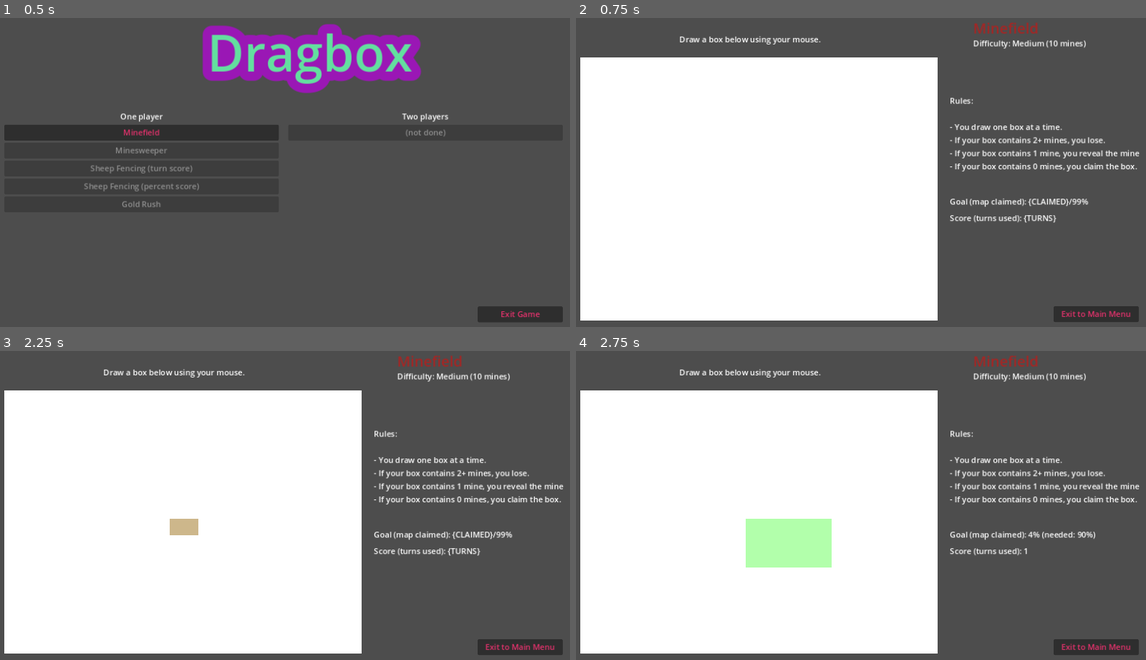
Above: before the commit, frames 1-4 (two rows, left to right).
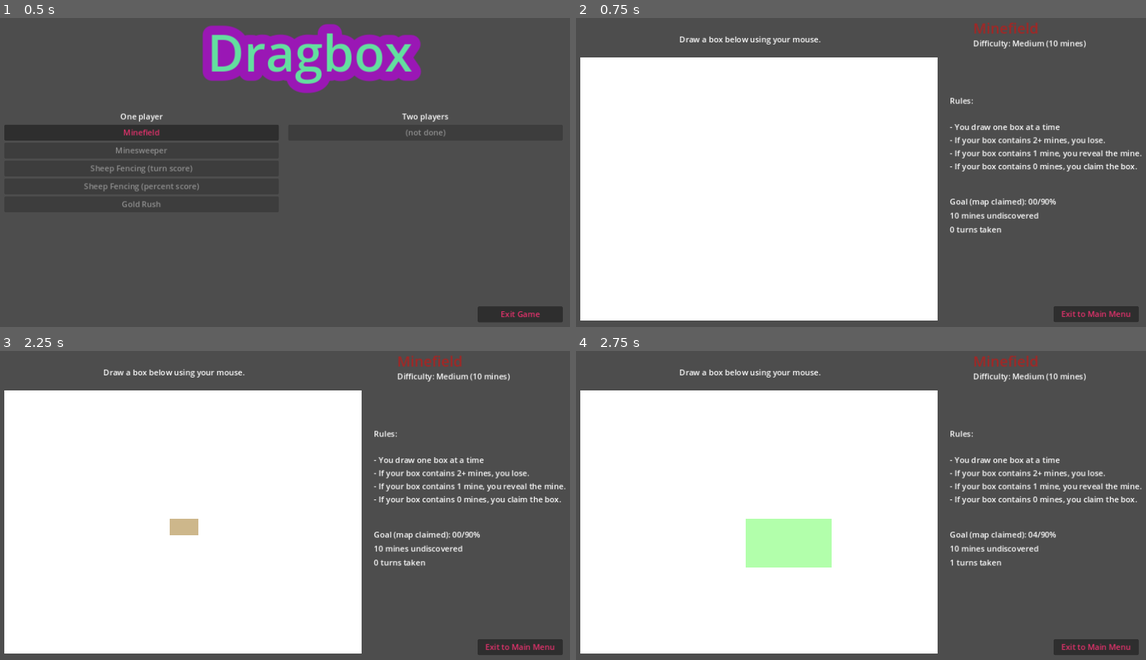
Above: after the commit, the same moments.

Repository: za3k/dragbox
Game: Godot game, scene res://main_menu.tscn
Two runs of this game, one before a commit and one after it. Both use one fixed random seed, a clock stepped at 60 frames per second and the inputs below. Sound files missing from this copy of the repository are replaced by a short silence.
Inputs (mouse positions are in pixels of both pictures, inside the frame that each line leads up to):
- Up to frame 1 (0.5 s): no input
- Up to frame 2 (0.75 s): click "Minefield" at 0.5 s
- Up to frame 3 (2.25 s): tap Enter at 1.25 s; move the mouse to (410, 486) at 1.27 s; click (410, 486) at 1.42 s; tap Space at 2 s; drag from (171, 517) to (256, 567) at 2.02 s
- Up to frame 4 (2.75 s): no input

Frame 1 is identical in both runs. In frame 2, 0.6% of the frame differs, in the area x 65-100%, y 35-70%; in frame 3, 0.6%; in frame 4, 0.5%.

Commit message:
options

Diff:
--- a/game.gd
+++ b/game.gd
@@ -3,45 +3,102 @@
 @export var singleplayer_claim_color : Color
 var hidden_mine := preload("res://hidden_mine.tscn")
 var goal_percent_claimed = 0.9
-
-var percent_claimed : float = 0 :
-	set(v):
-		percent_claimed = v
-		$goal.text = "Goal (map claimed): {0}% (needed: {1}%)".format([
-			floor(percent_claimed*100),
-			floor(goal_percent_claimed*100)
-		])
-var turns : int = 0 :
-	set(v):
-		turns = v
-		$score.text = "Score (turns used): {0}".format([turns])
+var leaderboard_format : Array[String] = []
+var mines_remaining : int = 0
+var mines_discovered : int = 0
+var start_time : float
+var time_running := false
+var time_taken : float
+
+func new_game():
+	get_tree().reload_current_scene()
+
+func format_time(sec):
+	var h : int = floor(sec/3600)
+	var m : int = floor(sec/60) - h*60
+	var s : int = floor(sec) - m*60
+	if h > 0:
+		return "%02d:%02d:%02d" % [h, m, s]
+	else:
+		return "%02d:%02d" % [m, s]
+
+func update_leaderboard():
+	if time_running:
+		var now = Time.get_ticks_msec() / 1000
+		time_taken = now - start_time
+	var dict = {
+		"percent_claimed": percent_claimed,
+		"goal_percent_claimed": goal_percent_claimed,
+		"turns_taken": turns,
+		"turns_remaining": Options.turn_limit - turns,
+		"mines_remaining": mines_remaining,
+		"mines_total": Options.mines,
+		"time_remaining": Options.game_time_limit - time_taken,
+		"time_taken": time_taken,
+	}
+	for x in ["percent_claimed", "goal_percent_claimed"]:
+		dict[x] = "%02d" % [floor(dict[x]*100)]
+	for x in ["time_taken", "time_remaining"]:
+		dict[x] = format_time(dict[x])
+
+	for i in range(len(leaderboard_format)):
+		var tc = $leaderboard.get_child(i)
+		var fmt = leaderboard_format[i]
+		tc.text = fmt.format(dict)
+
+var percent_claimed : float = 0
+var turns : int = 0
 
 ## The player did something invalid
 func warn():
-	pass
+	Sounds.play($illegal)
+
+func claim_outcome(outcome : Options.OUTCOME, rect : Rect2, mines : Array[Mine]):
+	match outcome:
+		Options.OUTCOME.CLAIM:
+			claim(rect, mines)
+		Options.OUTCOME.FAIL_WITH_OUTLINE: # TODO
+			warn()
+		Options.OUTCOME.FAIL:
+			warn()
+		Options.OUTCOME.HIGHLIGHT:
+			highlight(rect, mines)
+		Options.OUTCOME.LOSE:
+			lose_game_mines(rect, mines)
 
 func turn(rect: Rect2):
+	if turns == 0:
+		start_time = Time.get_ticks_msec() / 1000
+		time_running = true
 	turns += 1
+
+	# TODO: Adjust claim to remove intersecting stuff, check for intersecting stuff, etc
+
+	var outcome : Options.OUTCOME
 	var intersecting:Array[Mine] = []
 	for mine in $playing_field/mines.get_children():
 		if rect.has_point(mine.position):
 			intersecting.append(mine)
 
 	if intersecting.size() == 0:
-		claim(rect)
+		outcome = Options.no_mines
 	elif intersecting.size() == 1:
-		highlight(intersecting[0])
-	else:
-		lose_game_mines(intersecting)
+		outcome = Options.one_mine
+	else:
+		outcome = Options.multiple_mines
+	claim_outcome(outcome, rect, intersecting)
+
+func mine_revealed():
+	mines_remaining -= 1
+	mines_discovered += 1
 
 func generate_mines(n):
+	mines_remaining = n
 	for i in n:
-		var new_mine := hidden_mine.instantiate()
+		var new_mine : Mine = hidden_mine.instantiate()
 		%mines.add_child(new_mine)
 		new_mine.position = Vector2(randf_range(0, $playing_field.size.x), randf_range(0, $playing_field.size.y))
-
-func new_game():
-	get_tree().reload_current_scene()
+		new_mine.revealed.connect(mine_revealed)
 
 func should_win():
 	return percent_claimed > goal_percent_claimed
@@ -55,7 +112,7 @@
 	%claims.add_child(c)
 	return c
 
-func claim(rect: Rect2):
+func claim(rect: Rect2, mines: Array[Mine]):
 	%dragbox.acknowledge()
 
 	var c = _claim(rect, singleplayer_claim_color)
@@ -66,19 +123,22 @@
 	else:
 		Sounds.play($claim_sound)
 
-func highlight(mine: Mine):
+func fade_dragbox():
+	%dragbox.disable()
+	await %dragbox.fade()
+	%dragbox.enable()
+	%dragbox.acknowledge()
+
+func highlight(rect: Rect2, mines: Array[Mine]):
 	# Highlight the mine
 	Sounds.play($danger)
-	mine.reveal()
-
-	%dragbox.disable()
-	print("Before fade ", Time.get_ticks_msec())
-	await %dragbox.fade()
-	print("After fade ", Time.get_ticks_msec())
-	%dragbox.enable()
-	%dragbox.acknowledge()
-
-func lose_game_mines(mines: Array[Mine]):
+	for mine in mines:
+		mine.reveal()
+
+	# Fade the box
+	fade_dragbox()
+
+func lose_game_mines(rect: Rect2, mines: Array[Mine]):
 	# Highlight mines you blew up
 	# Play BOOM!!! explosion
 	for mine in mines:
@@ -93,15 +153,95 @@
 	$lost.show()
 	$exit.hide()
 	%dragbox.disable()
+	time_running = false
 
 func win_game():
 	Sounds.play($level_win_sound)
 	$won.show()
 	$exit.hide()
 	%dragbox.disable()
+	time_running = false
+
+func not_implemented():
+	assert(false)
+
+func fmt_score(score : Options.SCORE_TYPE):
+	var fmt
+	match score:
+		Options.SCORE_TYPE.MINES_REVEALED:
+			if Options.CONDITION.REVEAL_ALL_MINES in Options.win_condition + Options.end_condition:
+				fmt = "Goal: {mines_remaining} mines undiscovered"
+			else:
+				fmt = "{mines_remaining} mines undiscovered"
+		Options.SCORE_TYPE.TURNS:
+			if Options.turn_limit:
+				fmt = "Goal: {turns_remaining} turns left"
+			else:
+				fmt = "{turns_taken} turns taken"
+		Options.SCORE_TYPE.NONE:
+			fmt = ""
+		Options.SCORE_TYPE.PERCENT_CLAIMED:
+			if Options.CONDITION.CLAIM_90 in Options.win_condition + Options.end_condition:
+				goal_percent_claimed = 0.9
+			elif Options.CONDITION.CLAIM_50 in Options.win_condition + Options.end_condition:
+				goal_percent_claimed = 0.51
+			else:
+				goal_percent_claimed = 0
+			if goal_percent_claimed > 0:
+				fmt = "Goal (map claimed): {percent_claimed}/{goal_percent_claimed}%"
+			else:
+				fmt = "Map claimed: {percent_claimed}%"
+		Options.SCORE_TYPE.TIME:
+			if Options.game_time_limit:
+				fmt = "Time remaining: {time_remaining}"
+			else:
+				fmt = "Time taken: {time_taken}"
+	#if score == Options.score and "Goal" not in fmt:
+	#	fmt = "(Score) " + fmt
+	return fmt
 
 func _ready():
-	generate_mines(10)
+	# UI Stuff
+	$"game name".text = Options.game_name
+	if Options.mines in Options.DIFFICULTY.values():
+		var diff_name : String = Options.DIFFICULTY.find_key(Options.mines)
+		$settings.text = "Difficulty: {0} ({1} mines)".format([
+			diff_name.capitalize(), str(Options.mines)])
+	else:
+		$settings.text = "Difficulty: {0} mines".format([Options.mines])
+
+	var rules : String = "Rules:\n\n"
+	if Options.players == 1 and Options.game_time_limit == 0:
+		rules += "- You draw one box at a time\n"
+	else:
+		not_implemented()
+
+	rules += "- If your box contains 2+ mines, {0}.\n".format([readable_outcome[Options.multiple_mines]])
+	rules += "- If your box contains 1 mine, {0}.\n".format([readable_outcome[Options.one_mine]])
+	rules += "- If your box contains 0 mines, {0}.\n".format([readable_outcome[Options.no_mines]])
+	$rules.text = rules
+
+	for score in Options.leaderboard:
+		var fmt = fmt_score(score)
+		leaderboard_format.append(fmt)
+		var label = $score.duplicate()
+		label.show()
+		$leaderboard.add_child(label)
+
+	# Game-affecting stuff
+	match Options.mine_placement:
+		Options.MINE_PLACEMENT.RANDOM:
+			generate_mines(Options.mines)
+		Options.MINE_PLACEMENT.MANUAL:
+			not_implemented()
+
+const readable_outcome = {
+	Options.OUTCOME.FAIL_WITH_OUTLINE: "nothing happens (but the box is marked)",
+	Options.OUTCOME.FAIL: "nothing happens",
+	Options.OUTCOME.HIGHLIGHT: "you reveal the mine",
+	Options.OUTCOME.CLAIM: "you claim the box",
+	Options.OUTCOME.LOSE: "you lose",
+}
 
 func _on_gui_input(event):
 	if event is InputEventMouseButton and event.button_index == 1:
@@ -114,3 +254,6 @@
 
 func exit_to_menu():
 	get_tree().change_scene_to_file.call_deferred("res://main_menu.tscn")
+
+func _process(delta):
+	update_leaderboard()
--- a/hidden_mine.gd
+++ b/hidden_mine.gd
@@ -3,6 +3,7 @@
 @export var revealed_color : Color
 @export var hidden_color : Color
 var flashRemaining : float = 0
+signal revealed
 
 func _ready():
 	hidden()
@@ -13,7 +14,9 @@
 
 ## Show the mine for the rest of the game
 func reveal():
-	self.show()
+	if not visible:
+		revealed.emit()
+	show()
 	$CollisionShape2D/Polygon2D.color = revealed_color
 	flash(2)
 
--- a/main_menu.gd
+++ b/main_menu.gd
@@ -1,6 +1,7 @@
 extends Node2D
 
 func play_minefield1():
+	Options.load_preset("minefield1")
 	get_tree().change_scene_to_file.call_deferred("res://play_game.tscn")
 
 func quit():
--- /dev/null
+++ b/options.gd
@@ -0,0 +1,113 @@
+extends Node
+
+enum SCORE_TYPE { NONE, PERCENT_CLAIMED, TIME, TURNS, MINES_REVEALED }
+enum MINE_PLACEMENT { RANDOM, MANUAL }
+enum REVEAL { NONE, PUBLIC, PRIVATE }
+enum OUTCOME { CLAIM, HIGHLIGHT, LOSE, FAIL, FAIL_WITH_OUTLINE }
+enum PLAYER_MINE_PLACEMENT { OPTION, MANUAL, RANDOM }
+enum DIFFICULTY { EASY=5, MEDIUM=10, HARD=20 }
+enum OVERLAP_ALLOWED { ALLOWED, SUBTRACT, FAIL, NOT_ALLOWED, LOSE }
+enum CONDITION { CLAIM_90, TIME_LIMIT, TURN_LIMIT, CLAIM_50, REVEAL_ALL_MINES, ALWAYS, NEVER }
+
+var game_name : String
+var players : int
+var mines : int
+var mine_placement : MINE_PLACEMENT
+var game_time_limit : int # 0 means unlimited
+var turn_limit : int # this may not be used. 0 has no special meaning.
+var score : SCORE_TYPE
+var leaderboard : Array[SCORE_TYPE]
+var overlap_reveal : REVEAL
+var mine_reveal : REVEAL
+var claim_reveal : REVEAL
+var your_mines_count : bool
+var their_mines_count : bool
+var player_placement : PLAYER_MINE_PLACEMENT
+var no_mines : OUTCOME
+var one_mine : OUTCOME
+var multiple_mines : OUTCOME
+var overlap : OVERLAP_ALLOWED
+var end_condition : Array[CONDITION]
+var win_condition : Array[CONDITION]
+var lose_condition : Array[CONDITION]
+var new_game_plus : CONDITION
+
+func reset():
+	game_name = ""
+	players = 0
+	mines = 0
+	game_time_limit = 0
+	turn_limit = 0
+	your_mines_count = false
+	their_mines_count = false
+	end_condition = []
+	win_condition = []
+	lose_condition = []
+	leaderboard = []
+	mine_placement = MINE_PLACEMENT.RANDOM
+	score = SCORE_TYPE.NONE
+	overlap_reveal = REVEAL.NONE
+	mine_reveal = REVEAL.NONE
+	claim_reveal = REVEAL.NONE
+	player_placement = PLAYER_MINE_PLACEMENT.RANDOM
+	no_mines = OUTCOME.LOSE
+	one_mine = OUTCOME.LOSE
+	multiple_mines = OUTCOME.LOSE
+	overlap = OVERLAP_ALLOWED.ALLOWED
+	new_game_plus = CONDITION.NEVER
+
+func score_for(cond : CONDITION) -> SCORE_TYPE:
+	return {
+		CONDITION.CLAIM_90: SCORE_TYPE.PERCENT_CLAIMED,
+		CONDITION.CLAIM_50: SCORE_TYPE.PERCENT_CLAIMED,
+		CONDITION.TIME_LIMIT: SCORE_TYPE.TIME,
+		CONDITION.TURN_LIMIT: SCORE_TYPE.TURNS,
+		CONDITION.REVEAL_ALL_MINES: SCORE_TYPE.MINES_REVEALED,
+		CONDITION.ALWAYS: null,
+		CONDITION.NEVER: null,
+	}[cond]
+
+func load_preset(preset_id):
+	reset()
+	var preset = PRESETS[preset_id]
+
+	for option in preset:
+		var v = preset[option]
+		if typeof(self[option]) == Variant.Type.TYPE_ARRAY:
+			v = Array(v, TYPE_INT, "", null) # A dumb hack
+		self[option] = v
+
+	for cond in win_condition + lose_condition + end_condition:
+		var goal_score = score_for(cond)
+		if goal_score and not (goal_score in leaderboard):
+			leaderboard.insert(0, goal_score)
+	if not (score in leaderboard):
+		leaderboard.append(score)
+
+const PRESETS := {
+	"minefield1": {
+		"game_name": "Minefield",
+		"players": 1,
+
+		"mines": DIFFICULTY.MEDIUM,
+		"mine_placement": MINE_PLACEMENT.RANDOM,
+		"game_time_limit": 0,
+		"turn_limit": 0,
+		"score": SCORE_TYPE.TURNS,
+		"leaderboard": [SCORE_TYPE.MINES_REVEALED],
+		"mine_reveal": REVEAL.PRIVATE,
+		"claim_reveal": REVEAL.NONE,
+		"your_mines_count": false,
+		"no_mines": OUTCOME.CLAIM,
+		"one_mine": OUTCOME.HIGHLIGHT,
+		"multiple_mines": OUTCOME.LOSE,
+		"overlap": OVERLAP_ALLOWED.ALLOWED,
+		"win_condition": [CONDITION.CLAIM_90],
+		"end_condition": [],
+		"lose_condition": [],
+		"new_game_plus": CONDITION.ALWAYS,
+		"overlap_reveal": REVEAL.NONE, # no single-player effect
+		"their_mines_count": false, # no single-player effect
+		"player_placement": PLAYER_MINE_PLACEMENT.RANDOM, # no effect because no mine placement
+	}
+}
--- a/play_game.tscn
+++ b/play_game.tscn
@@ -26,27 +26,19 @@
 offset_bottom = 58.0
 theme_override_colors/font_color = Color(0.641697, 0.148247, 0.142053, 1)
 theme_override_font_sizes/font_size = 29
-text = "Minefield"
+text = "game_name"
 
 [node name="settings" type="Label" parent="Node2D"]
 offset_left = 803.08
 offset_top = 57.849
 offset_right = 1108.08
 offset_bottom = 106.849
-text = "Difficulty: Medium (10 mines)"
 
 [node name="rules" type="Label" parent="Node2D"]
 offset_left = 756.075
 offset_top = 172.55
 offset_right = 1137.07
 offset_bottom = 325.55
-text = "Rules:
-
-- You draw one box at a time.
-- If your box contains 2+ mines, you lose.
-- If your box contains 1 mine, you reveal the mine
-- If your box contains 0 mines, you claim the box.
-"
 
 [node name="call to action" type="Label" parent="Node2D"]
 offset_left = 212.0
@@ -55,7 +47,14 @@
 offset_bottom = 83.0
 text = "Draw a box below using your mouse."
 
+[node name="leaderboard" type="VBoxContainer" parent="Node2D"]
+offset_left = 756.0
+offset_top = 375.0
+offset_right = 1136.0
+offset_bottom = 544.0
+
 [node name="goal" type="Label" parent="Node2D"]
+visible = false
 offset_left = 756.075
 offset_top = 375.021
 offset_right = 1137.07
@@ -63,6 +62,7 @@
 text = "Goal (map claimed): {CLAIMED}/99%"
 
 [node name="score" type="Label" parent="Node2D"]
+visible = false
 offset_left = 756.075
 offset_top = 407.935
 offset_right = 1137.07
--- a/project.godot
+++ b/project.godot
@@ -18,6 +18,7 @@
 [autoload]
 
 Sounds="*res://sounds.gd"
+Options="*res://options.gd"
 
 [display]
 
